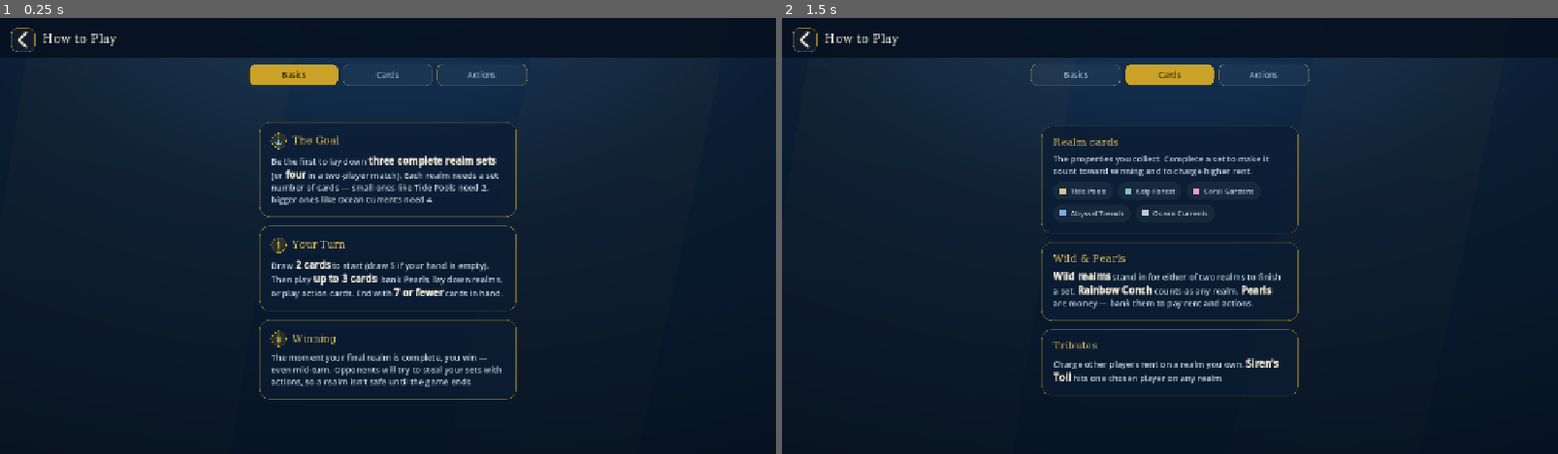
Above: before the commit, frames 1-2 (left to right).
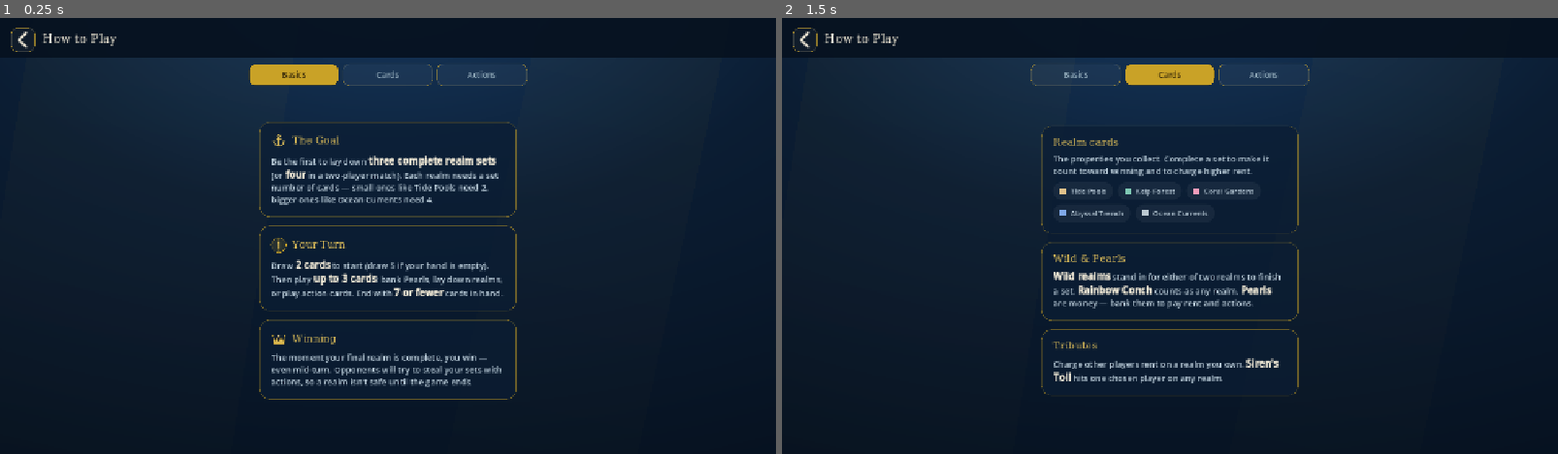
Above: after the commit, the same moments.

Repository: jordansaker/sirens-bargain
Game: Godot game, scene res://scenes/HowToPlay.tscn
The game is run twice, just before and just after one commit, with the same random seed, the same clock (stepped at 60 frames per second) and the same inputs. This scene is started directly instead of the project's main scene.
Inputs:
- Up to frame 1 (0.25 s): no input
- Up to frame 2 (1.5 s): click "Basics" at 0.5 s; click "Cards" at 1.25 s

The runs differ from the first frame. In frame 1, 0.1% of the frame differs, in the area x 34-37%, y 26-76%; in frame 2, nothing differs.

Commit message:
HowToPlay glyphs → SVG, big animated banner for actions
- Replace ⚓ / ♛ badges on the How-to-Play "Goal" and "Winning" rules
  cards with anchor.svg / crown.svg TextureRects. Numbered pill badges
  ("1", "2") still render as text; the builder now branches on res://
  prefix so we don't ship broken tofu on the web build again.
- Every action-card play (Kraken, Eel, Trade, Toll, Feast, Siren's Toll,
  Tribute, Cottage/Palace attach, Ride the Current) now pops a bigger,
  elastic-scale centred banner in addition to the log line. Reuses the
  turn-banner label with a font-size + scale-pop override so no scene
  change was needed. Refusal keeps its existing banner path.

Co-Authored-By: Claude Opus 4.7 (1M context) <noreply@anthropic.com>

Diff:
--- /dev/null
+++ b/assets/icons/anchor.svg
@@ -0,0 +1,10 @@
+<svg viewBox="0 0 24 24" xmlns="http://www.w3.org/2000/svg" width="24" height="24">
+<g fill="none" stroke="#E4C25A" stroke-width="1.6" stroke-linecap="round" stroke-linejoin="round">
+<circle cx="12" cy="4.6" r="1.7"/>
+<line x1="12" y1="6.3" x2="12" y2="20"/>
+<line x1="8.5" y1="9" x2="15.5" y2="9"/>
+<path d="M4.5 13 C5 17.5 8.5 20 12 20 C15.5 20 19 17.5 19.5 13"/>
+<line x1="3" y1="13" x2="6" y2="13"/>
+<line x1="18" y1="13" x2="21" y2="13"/>
+</g>
+</svg>
--- a/scripts/ui/GameScreen.gd
+++ b/scripts/ui/GameScreen.gd
@@ -1452,13 +1452,62 @@
 	if _turn_banner == null:
 		return
 	_turn_banner.text = text
+	_turn_banner.add_theme_font_size_override("font_size", 32)
 	_turn_banner.modulate.a = 0.0
+	_turn_banner.scale = Vector2.ONE
+	_turn_banner.pivot_offset = _turn_banner.size * 0.5
 	var tw := create_tween()
 	tw.tween_property(_turn_banner, "modulate:a", 1.0, 0.18)
 	tw.tween_interval(0.55)
 	tw.tween_property(_turn_banner, "modulate:a", 0.0, 0.35)
 	if _sfx != null:
 		_sfx.play("turn_change")
+
+# Bigger, poppier variant of the turn banner for action-card plays. Scales up
+# with an elastic pop and fades out — deliberately more attention-grabbing so
+# players can't miss that an action landed.
+func _flash_action_banner(action_name: String) -> void:
+	if _turn_banner == null:
+		return
+	_turn_banner.text = action_name
+	_turn_banner.add_theme_font_size_override("font_size", 46)
+	_turn_banner.modulate.a = 0.0
+	_turn_banner.pivot_offset = _turn_banner.size * 0.5
+	_turn_banner.scale = Vector2(0.55, 0.55)
+	var tw := create_tween()
+	tw.set_parallel(true)
+	tw.tween_property(_turn_banner, "modulate:a", 1.0, 0.18)
+	tw.tween_property(_turn_banner, "scale", Vector2.ONE, 0.42) \
+		.set_trans(Tween.TRANS_ELASTIC).set_ease(Tween.EASE_OUT)
+	tw.set_parallel(false)
+	tw.tween_interval(0.75)
+	tw.set_parallel(true)
+	tw.tween_property(_turn_banner, "modulate:a", 0.0, 0.35)
+	tw.tween_property(_turn_banner, "scale", Vector2(1.08, 1.08), 0.35)
+	if _sfx != null:
+		_sfx.play("action")
+
+# Map a raw play_logged verb to a display-ready action title (ALL CAPS with a
+# bang), or "" for lines that shouldn't flash (banks, lays, draws, payments,
+# refusals — refusals get their own banner earlier in _on_play_logged).
+static func _extract_action_flash(text: String) -> String:
+	if text.begins_with("played "):
+		var tail := text.substr(7)
+		# Trim the trailing "on ..." / "on their ..." target clause so the
+		# banner is just the card name.
+		var cut := tail.find(" on ")
+		if cut != -1:
+			tail = tail.substr(0, cut)
+		return (tail.strip_edges() + "!").to_upper()
+	if text.begins_with("attached "):
+		var tail2 := text.substr(9)
+		var cut2 := tail2.find(" to ")
+		if cut2 != -1:
+			tail2 = tail2.substr(0, cut2)
+		return (tail2.strip_edges() + "!").to_upper()
+	if text.find("Ride the Current") != -1:
+		return "RIDE THE CURRENT!"
+	return ""
 
 # --- Play log ------------------------------------------------------------
 
@@ -1488,6 +1537,13 @@
 		if text.begins_with("counter-refused"):
 			banner_text = "%s COUNTER-REFUSED!" % who.to_upper()
 		_flash_turn_banner(banner_text)
+	else:
+		# Every other action-card play gets a big centred pop so it's obvious
+		# what just landed without having to scan the log. Skip realm lays,
+		# banks, plain draws, payments, and any refusal follow-ups.
+		var action_name := _extract_action_flash(text)
+		if not action_name.is_empty():
+			_flash_action_banner(action_name)
 	# Bucket the log line into an SFX event by looking at the leading verb.
 	if _sfx != null:
 		if text.begins_with("banked"):
--- a/scripts/ui/HowToPlay.gd
+++ b/scripts/ui/HowToPlay.gd
@@ -240,11 +240,11 @@
 	var pane := VBoxContainer.new()
 	pane.add_theme_constant_override("separation", 14)
 	# The Goal — 2P vs 3+P win condition explicit per user request.
-	pane.add_child(_build_rules_card("⚓", "The Goal",
+	pane.add_child(_build_rules_card("res://assets/icons/anchor.svg", "The Goal",
 		"Be the first to lay down [b]three complete realm sets[/b] (or [b]four[/b] in a two-player match). Each realm needs a set number of cards — small ones like Tide Pools need 2, bigger ones like Ocean Currents need 4."))
 	pane.add_child(_build_rules_card("1", "Your Turn",
 		"Draw [b]2 cards[/b] to start (draw 5 if your hand is empty). Then play [b]up to 3 cards[/b]: bank Pearls, lay down realms, or play action cards. End with [b]7 or fewer[/b] cards in hand."))
-	pane.add_child(_build_rules_card("♛", "Winning",
+	pane.add_child(_build_rules_card("res://assets/icons/crown.svg", "Winning",
 		"The moment your final realm is complete, you win — even mid-turn. Opponents will try to steal your sets with actions, so a realm isn't safe until the game ends."))
 	return pane
 
@@ -273,7 +273,7 @@
 
 # --- Rules card factory --------------------------------------------------
 
-func _build_rules_card(number_glyph: String, title_text: String, body_bbcode: String) -> PanelContainer:
+func _build_rules_card(badge_ref: String, title_text: String, body_bbcode: String) -> PanelContainer:
 	var panel := PanelContainer.new()
 	panel.add_theme_stylebox_override("panel", _panel_style())
 
@@ -288,7 +288,7 @@
 	col.add_theme_constant_override("separation", 8)
 	margin.add_child(col)
 
-	col.add_child(_build_card_title(number_glyph, title_text))
+	col.add_child(_build_card_title(badge_ref, title_text))
 	col.add_child(_build_body_text(body_bbcode))
 	return panel
 
@@ -298,13 +298,25 @@
 	col.add_child(_build_chip_row(chips))
 	return panel
 
-func _build_card_title(number_glyph: String, title_text: String) -> HBoxContainer:
+func _build_card_title(badge_ref: String, title_text: String) -> HBoxContainer:
 	var row := HBoxContainer.new()
 	row.add_theme_constant_override("separation", 9)
 	row.alignment = BoxContainer.ALIGNMENT_BEGIN
-	if not number_glyph.is_empty():
+	# `badge_ref` is either a res:// path to an SVG icon or a short glyph/number
+	# to render as a text pill. Icons render as a TextureRect so we don't rely
+	# on platform Unicode glyph support (the crown/anchor Unicode chars fell
+	# back to tofu on the web export).
+	if badge_ref.begins_with("res://"):
+		var icon := TextureRect.new()
+		icon.texture = load(badge_ref)
+		icon.custom_minimum_size = Vector2(26, 26)
+		icon.expand_mode = TextureRect.EXPAND_IGNORE_SIZE
+		icon.stretch_mode = TextureRect.STRETCH_KEEP_ASPECT_CENTERED
+		icon.size_flags_vertical = Control.SIZE_SHRINK_CENTER
+		row.add_child(icon)
+	elif not badge_ref.is_empty():
 		var badge := Label.new()
-		badge.text = number_glyph
+		badge.text = badge_ref
 		badge.custom_minimum_size = Vector2(26, 26)
 		badge.horizontal_alignment = HORIZONTAL_ALIGNMENT_CENTER
 		badge.vertical_alignment = VERTICAL_ALIGNMENT_CENTER
Not shown, added: assets/icons/anchor.svg.import
